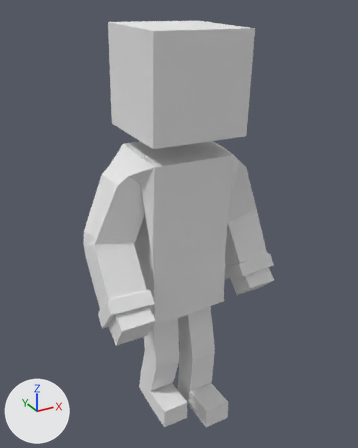
The Blender file Characters/Colby.blend as it was, and as the next commit left it.
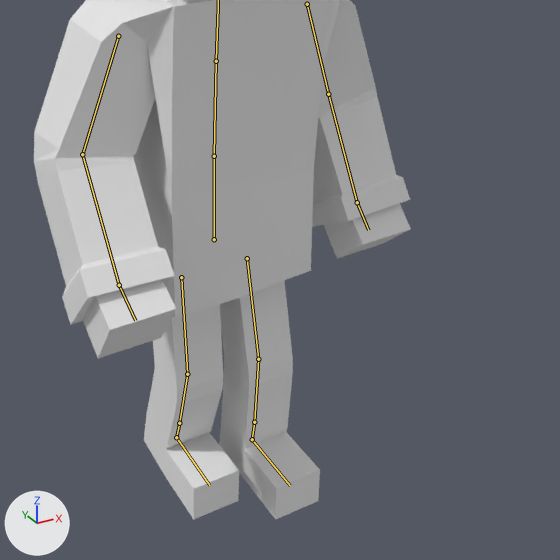
Old and new are each drawn whole from a 50 mm camera at (-4.53, -8.42, 8.88) aimed at (0.19, 0.16, 4.59) and again close up on the part from 19% to 98% of the width and 37% to 100% of the height. Lighting does not change. The marker at lower left points along +X, +Y and +Z. Both versions are drawn at frame 10 of the action 'RunningJump'; the numbers are the values there. The bones that bend it are drawn over the model as lines in the close-ups.
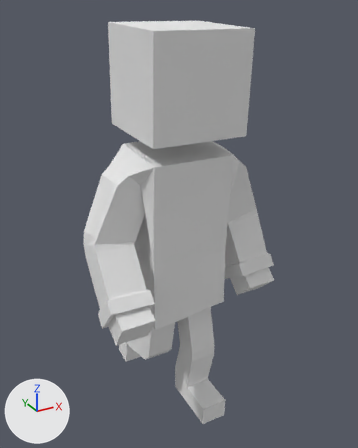
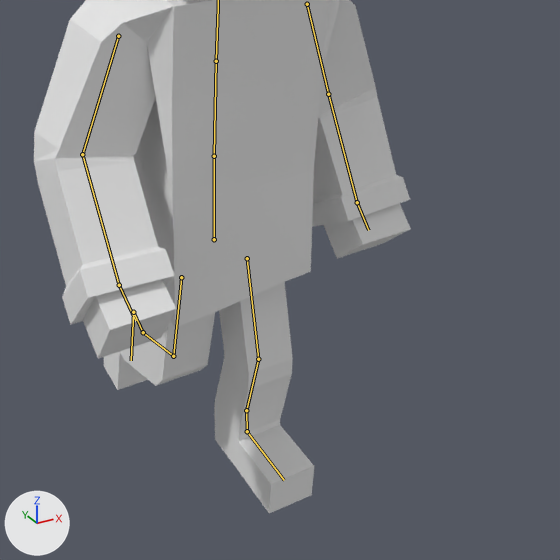
Boxes (x1, y1, x2, y2) around the edits, measured in the close-ups (560 x 560 px):
'Cube', posed: before (34, 0, 411, 520); after (34, 0, 411, 514)
bone 'Bone.011', root to tip: before (258, 359) to (254, 422); after (258, 359) to (246, 410)
bone 'Bone.012', root to tip: before (254, 422) to (252, 439); after (246, 410) to (247, 431)
bone 'Bone.016', root to tip: before (252, 439) to (290, 485); after (247, 431) to (284, 480)
bone 'Bone.013', root to tip: before (181, 277) to (187, 374); after (181, 277) to (173, 356)
bone 'Bone.014', root to tip: before (187, 374) to (179, 423); after (173, 356) to (143, 332)
bone 'Bone.015', root to tip: before (179, 423) to (176, 437); after (143, 332) to (133, 312)

The change in detail:
Bone 'Bone.011' (bone_bone_011) turns from (17, 0, 0) to (28, 0, 0) degrees about its own x, y and z.
Bone 'Bone.012' (bone_bone_012) turns from (6, 0, 0) to (-19, 0, 0) degrees about its own x, y and z.
Bone 'Bone.016' (bone_bone_016) turns from (9, 0, 0) to (-8, 0, 0) degrees about its own x, y and z.
Bone 'Bone.013' (bone_bone_013) turns from (0, 0, 5) to (0, 0, -12) degrees about its own x, y and z.
Bone 'Bone.014' (bone_bone_014) turns from (0, 0, -22) to (-1, 1, -63) degrees about its own x, y and z.
Bone 'Bone.015' (bone_bone_015) turns from (0, 0, 0) to (41, 0, 0) degrees about its own x, y and z.
